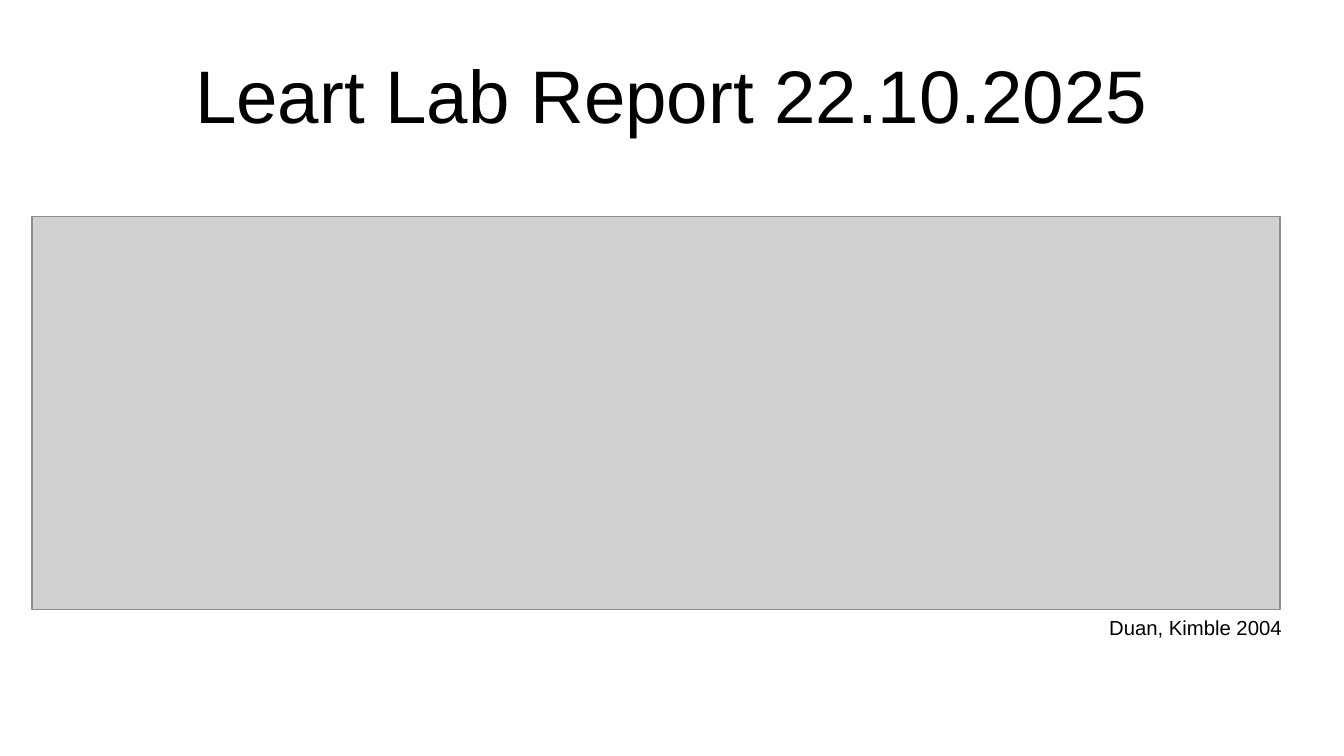
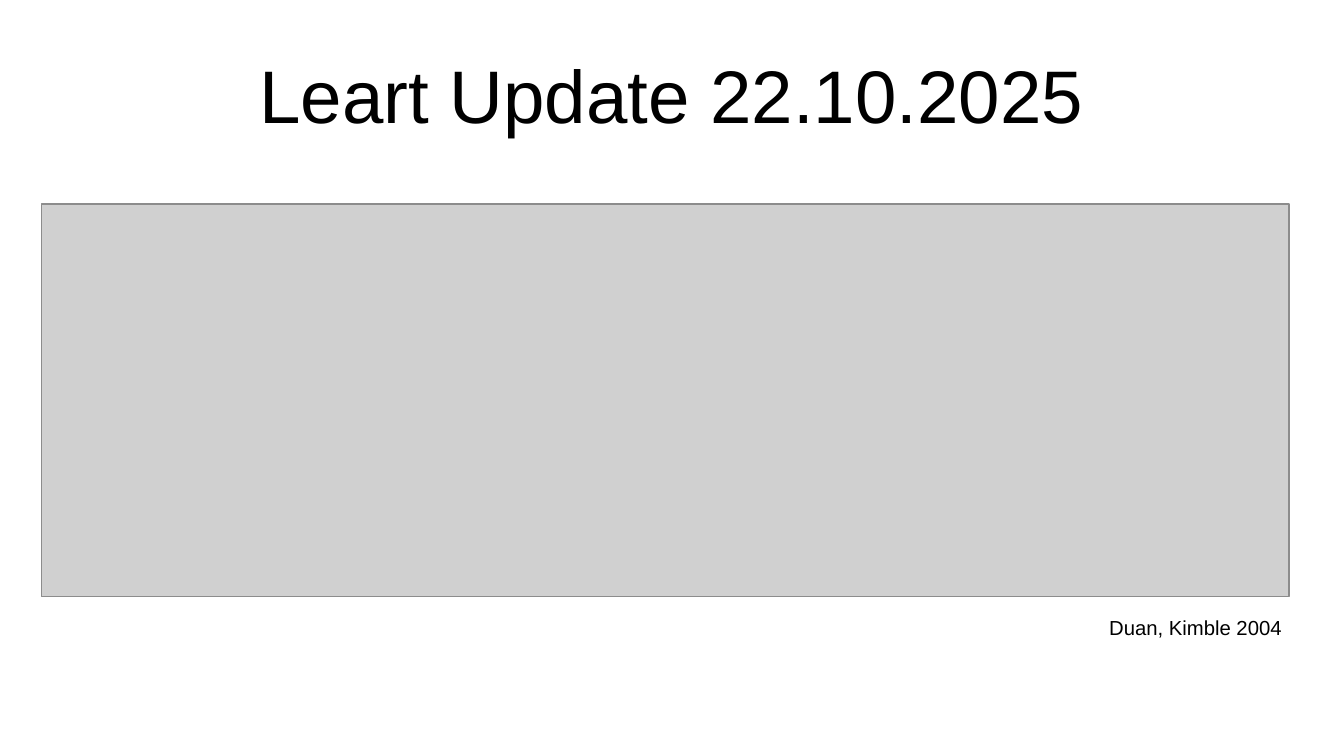
Before and after one commit to leart-zuka/Master_Thesis, a slide deck: slide 1 of presentations/lab_report_22_10_2025.odp. Drawn at 1344x756 pixels with LibreOffice and Linux fonts; fonts in the diff are those of the drawing; grey boxes stand for pictures. Boxes give left, top, right and bottom in pixels: in the first picture for what was removed or moved away, otherwise in the second. Text is boxed around its words. In the diff, an @@ line names an element or a change of style, - is before the commit and + after.

```diff
--- a/presentations/lab_report_22_10_2025.odp
+++ b/presentations/lab_report_22_10_2025.odp
@@ title at (x1=259, y1=69, x2=1083, y2=137): text changed @@
-Leart Lab Report 22.10.2025
+Leart Update 22.10.2025
@@ picture moved from (x1=32, y1=217, x2=1281, y2=610) to (x1=41, y1=204, x2=1290, y2=596) @@
```
Also in this commit, not shown: 3 other slides changed.
